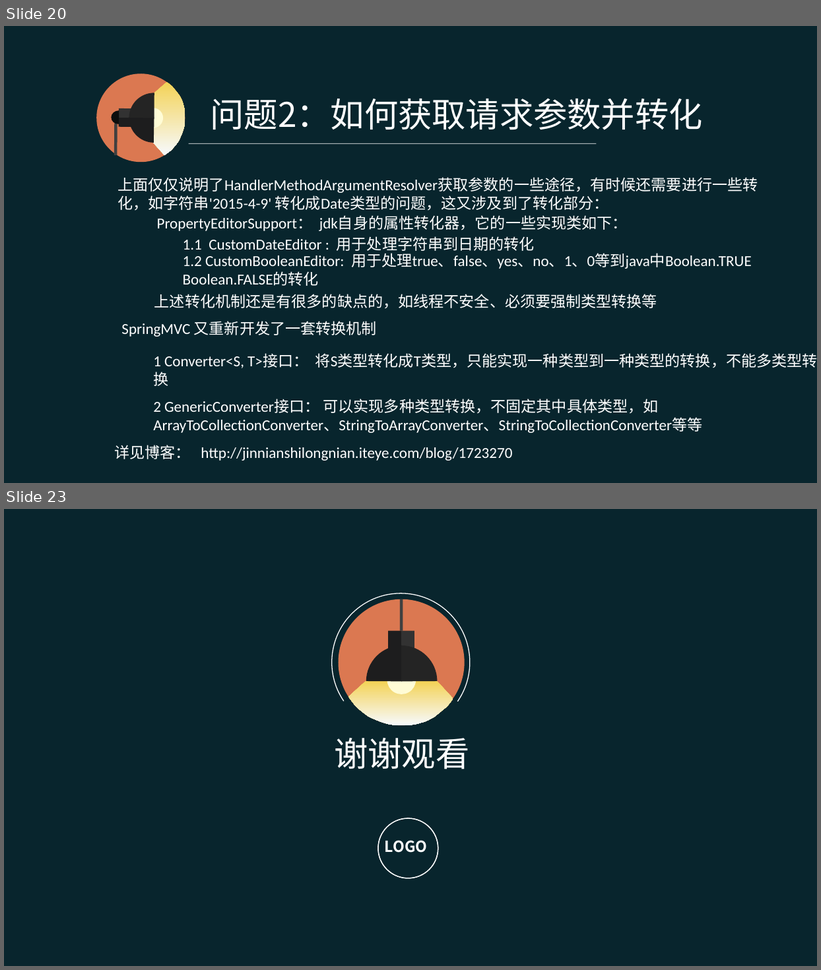
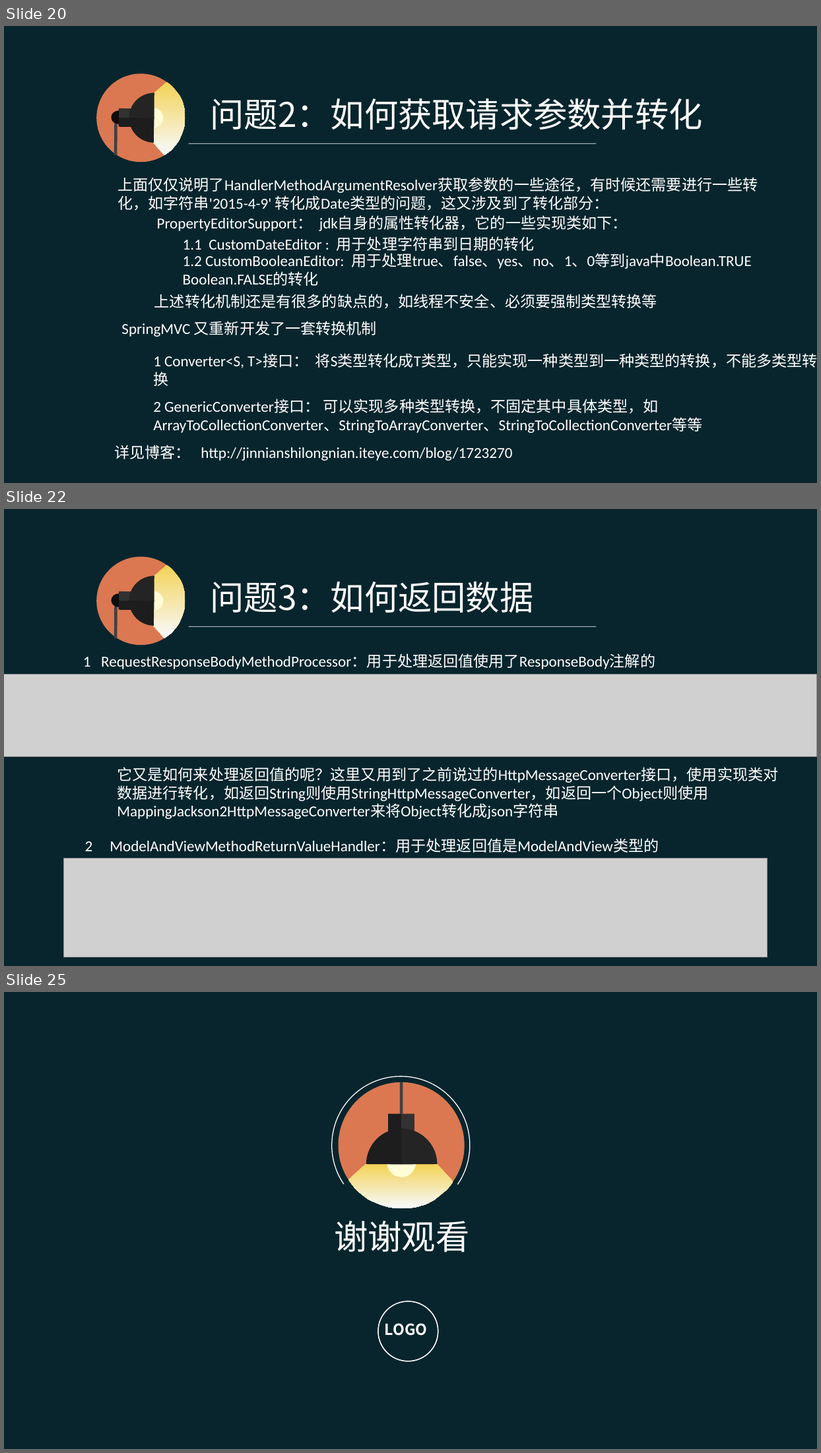
Before and after one commit to pingpangkuangmo/blog, a slide deck: 2015-4/SpringMVC的设计分享.ppt. Shown one above the other, each under a label of ours: slides 20 and 23 before the commit, slides 20, 22 and 25 after it; the slides between them are not shown. The pictures are 821x970 and 821x1453 pixels, drawn with LibreOffice and Linux fonts; fonts in the diff are those of the drawing; grey boxes stand for pictures. Boxes give left, top, right and bottom in pixels: in the first picture for what was removed or moved away, otherwise in the second. Text is boxed around its words. In the diff, an @@ line names an element or a change of style, - is before the commit and + after.

Commit message:
SpringMVC ppt进行中

```diff
--- a/2015-4/SpringMVC的设计分享.ppt
+++ b/2015-4/SpringMVC的设计分享.ppt
@@ slide 22 added at box(4, 509, 817, 966), background #08252D @@
@@ text added at box(211, 581, 534, 613), 40 pt, text #FFFFFF @@
+问题3：如何返回数据
@@ group added at box(96, 556, 186, 646): 5 freeform shapes, 2 rectangles, 1 ellipse, 1 line @@
@@ line added from (189, 626) to (596, 626), #FFFFFF 0.51 pt @@
@@ text added at box(83, 654, 655, 669), 18 pt, text #FFFFFF @@
+1 RequestResponseBodyMethodProcessor：用于处理返回值使用了ResponseBody注解的
@@ picture added at box(4, 674, 816, 757) @@
@@ text added at box(117, 767, 778, 801), 18 pt, text #FFFFFF @@
+它又是如何来处理返回值的呢？这里又用到了之前说过的HttpMessageConverter接口，使用实现类对数据进行转化，如返回String则使用StringHttpMessageConverter，如返回一个Object则使用MappingJackson2HttpMessageConverter来将Object转化成json字符串
@@ text added at box(85, 839, 659, 853), 18 pt, text #FFFFFF @@
+2 ModelAndViewMethodReturnValueHandler：用于处理返回值是ModelAndView类型的
@@ picture added at box(64, 858, 767, 958) @@
@@ what was slide 23 is now slide 25 @@
```
Also in this commit, not shown: 1 slide changed, 2 other slides added, 1 slide removed.
